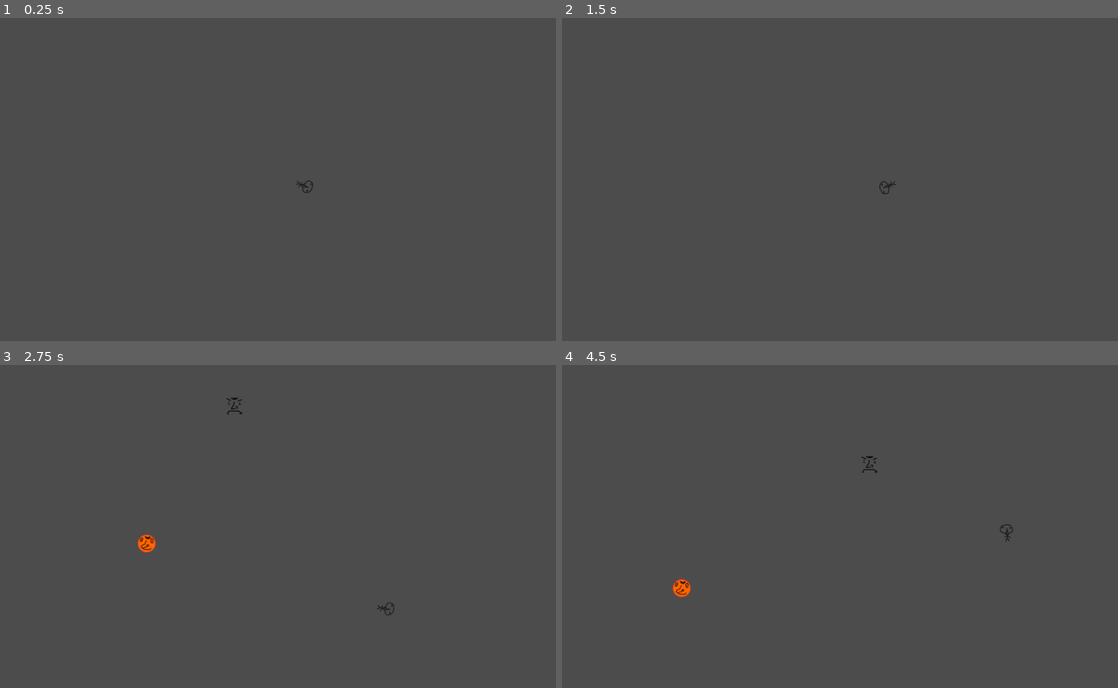
Above: before the commit, frames 1-4 (two rows, left to right).
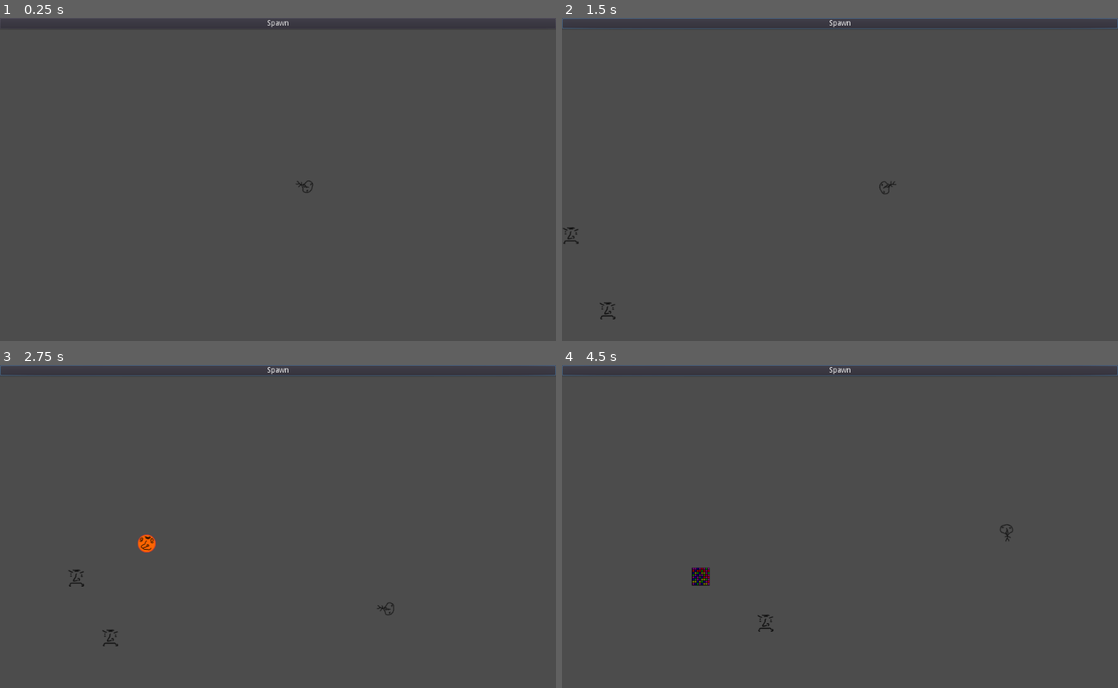
Above: after the commit, the same moments.

Repository: drarbego/Disparos
Game: Godot game, scene res://scenes/World.tscn
Two runs of this game, one before a commit and one after it. Both use one fixed random seed, a clock stepped at 60 frames per second and the inputs below.
Inputs (mouse positions are in pixels of both pictures, inside the frame that each line leads up to):
- Up to frame 1 (0.25 s): no input
- Up to frame 2 (1.5 s): click (840, 24) at 0.5 s, where only the run after the commit has a clickable "Spawn"; tap Enter at 1.25 s; move the mouse to (962, 163) at 1.27 s; hold D (right) from 1.28 s (still down); click (962, 163) at 1.35 s
- Up to frame 3 (2.75 s): move the mouse to (166, 542) at 2.02 s; release D (right) at 2.03 s; hold S (down) from 2.03 s (still down); click (166, 542) at 2.1 s
- Up to frame 4 (4.5 s): move the mouse to (895, 455) at 2.77 s; release S (down) at 2.78 s; hold D (right) 2.78-3.53 s; click (895, 455) at 2.85 s; move the mouse to (812, 591) at 3.52 s; hold W (up) 3.53-4.28 s; click (812, 591) at 3.6 s; move the mouse to (1006, 574) at 4.27 s; hold A (left) from 4.28 s (still down); click (1006, 574) at 4.35 s

The runs differ from the first frame. In frame 1, less than 0.1% of the frame differs, in the area x 48-52%, y 0-3%; in frame 2, 0.5%; in frame 3, 0.5%; in frame 4, 0.8%, in the area x 0-100%, y 0-83%.

Commit message:
added gui

Diff:
--- /dev/null
+++ b/scenes/GUI.tscn
@@ -0,0 +1,46 @@
+[gd_scene load_steps=2 format=2]
+
+[ext_resource path="res://scripts/GUI.gd" type="Script" id=1]
+
+[node name="GUI" type="MarginContainer"]
+
+anchor_left = 0.0
+anchor_top = 0.0
+anchor_right = 0.0
+anchor_bottom = 0.0
+margin_right = 1024.0
+margin_bottom = 20.0
+rect_pivot_offset = Vector2( 0, 0 )
+rect_clip_content = false
+mouse_filter = 0
+mouse_default_cursor_shape = 0
+size_flags_horizontal = 1
+size_flags_vertical = 1
+script = ExtResource( 1 )
+_sections_unfolded = [ "Anchor", "Margin", "Rect" ]
+
+[node name="spawn" type="Button" parent="." index="0"]
+
+anchor_left = 0.0
+anchor_top = 0.0
+anchor_right = 0.0
+anchor_bottom = 0.0
+margin_right = 1024.0
+margin_bottom = 20.0
+rect_pivot_offset = Vector2( 0, 0 )
+rect_clip_content = false
+focus_mode = 2
+mouse_filter = 0
+mouse_default_cursor_shape = 0
+size_flags_horizontal = 1
+size_flags_vertical = 1
+toggle_mode = false
+enabled_focus_mode = 2
+shortcut = null
+group = null
+text = "Spawn"
+flat = false
+align = 1
+_sections_unfolded = [ "Anchor", "Margin", "Rect" ]
+
+[connection signal="pressed" from="spawn" to="." method="_on_spawn_pressed"]
--- a/scenes/World.tscn
+++ b/scenes/World.tscn
@@ -1,7 +1,8 @@
-[gd_scene load_steps=3 format=2]
+[gd_scene load_steps=4 format=2]
 
 [ext_resource path="res://scenes/player.tscn" type="PackedScene" id=1]
 [ext_resource path="res://scenes/spawner.tscn" type="PackedScene" id=2]
+[ext_resource path="res://scenes/GUI.tscn" type="PackedScene" id=3]
 
 [node name="world" type="Node2D" index="0"]
 
@@ -15,3 +16,6 @@
 
 minWaitTime = 1.0
 maxWaitTime = 5.0
+testMode = true
+
+[node name="GUI" parent="." index="2" instance=ExtResource( 3 )]
--- /dev/null
+++ b/scripts/GUI.gd
@@ -0,0 +1,19 @@
+extends MarginContainer
+
+# class member variables go here, for example:
+# var a = 2
+# var b = "textvar"
+
+func _ready():
+	# Called when the node is added to the scene for the first time.
+	# Initialization here
+	pass
+
+#func _process(delta):
+#	# Called every frame. Delta is time since last frame.
+#	# Update game logic here.
+#	pass
+
+func _on_spawn_pressed():
+	var spawner = get_node('/root/world/spawner')
+	spawner.spawn()
--- a/scripts/spawner.gd
+++ b/scripts/spawner.gd
@@ -6,6 +6,7 @@
 
 export(float) var minWaitTime
 export(float) var maxWaitTime
+export(bool) var testMode
 
 func _ready():
 	randomize()
@@ -13,7 +14,7 @@
 	timer.wait_time = rand_range(minWaitTime, maxWaitTime)
 	timer.start()
 
-func _on_timer_timeout():
+func spawn():
 	var enemy = Enemy.instance()
 	var stickTo = randi() % 2;
 	if stickTo == 0:
@@ -27,3 +28,7 @@
 	self.get_parent().add_child(enemy)
 	timer.wait_time = rand_range(minWaitTime, maxWaitTime)
 	timer.start()
+
+func _on_timer_timeout():
+	if !testMode:
+		spawn()
